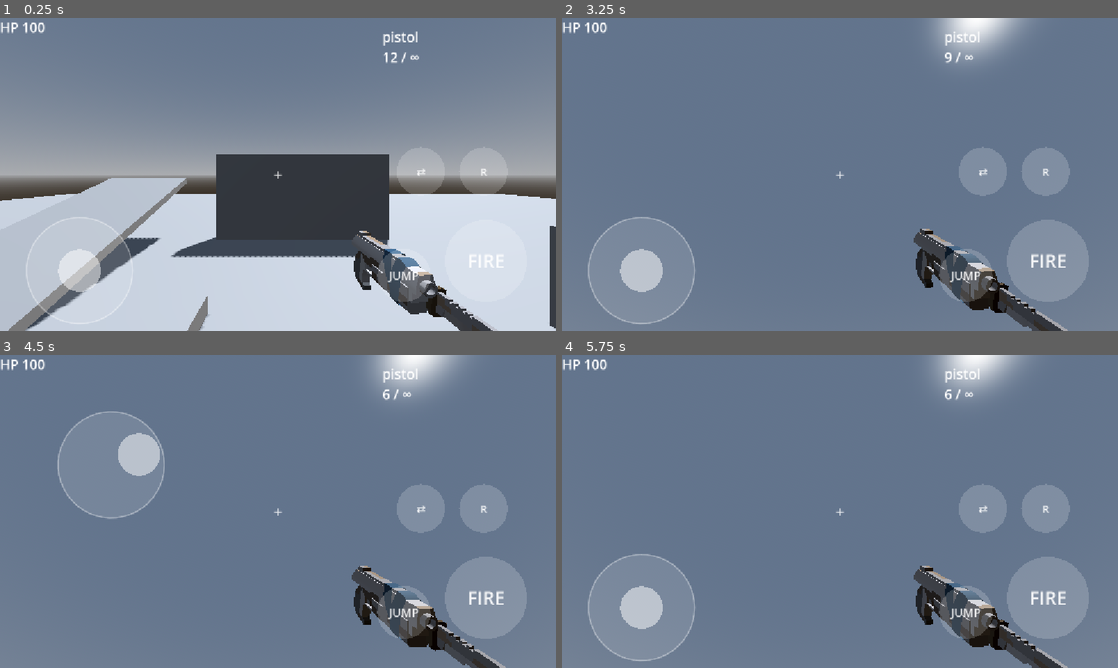
Above: before the commit, frames 1-4 (two rows, left to right).
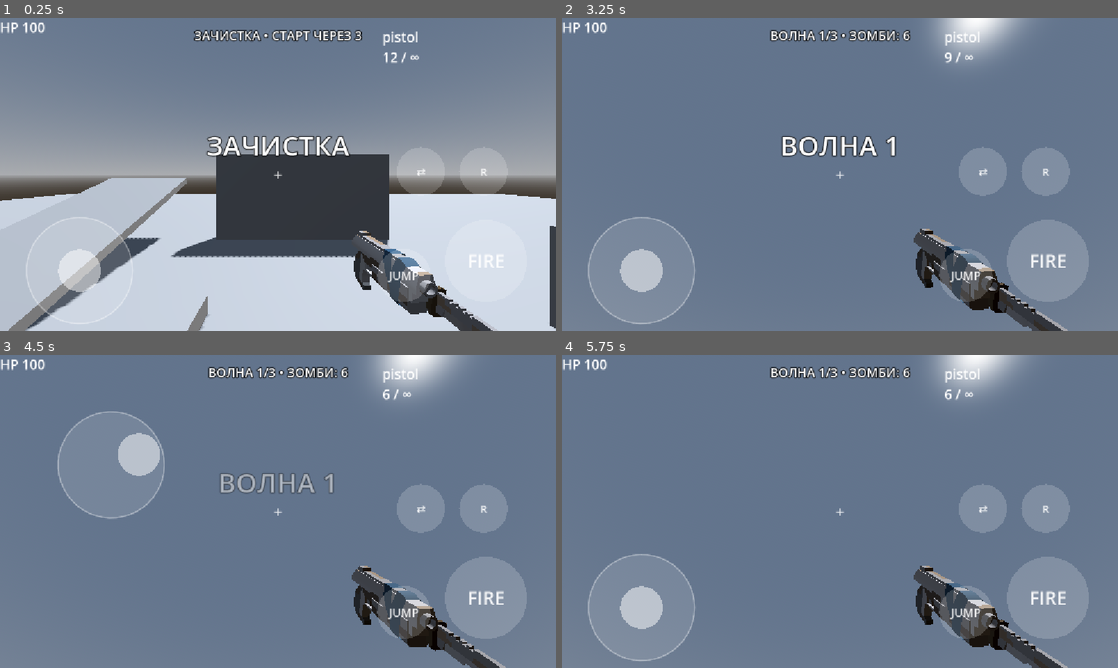
Above: after the commit, the same moments.

Repository: gsmboss/dead-zone
Game: Godot game, scene res://levels/test_level.tscn
Two runs of this game, one before a commit and one after it. Both use one fixed random seed, a clock stepped at 60 frames per second and the inputs below.
Inputs (mouse positions are in pixels of both pictures, inside the frame that each line leads up to):
- Up to frame 1 (0.25 s): no input
- Up to frame 2 (3.25 s): move the mouse to (962, 158) at 0.52 s; hold D (move_right) 0.53-1.25 s; hold F (fire) 0.53-1.25 s; click (962, 158) at 0.67 s; tap Space (jump) at 0.77 s; drag from (728, 190) to (812, 237) at 1.27 s; move the mouse to (895, 105) at 2.02 s; hold D (move_right) 2.03-2.75 s; tap Q (switch_weapon) at 2.1 s; click (895, 105) at 2.17 s; drag from (812, 237) to (673, 127) at 2.77 s
- Up to frame 3 (4.5 s): tap Enter at 3.5 s; move the mouse to (444, 558) at 3.52 s; hold A (move_left) 3.53-4.25 s; hold F (fire) 3.53-4.25 s; click (444, 558) at 3.67 s; tap Space (jump) at 3.77 s; drag from (111, 464) to (194, 433) at 4.27 s
- Up to frame 4 (5.75 s): move the mouse to (867, 511) at 5.02 s; hold S (move_back) from 5.03 s (still down); tap Q (switch_weapon) at 5.1 s; click (867, 511) at 5.17 s

The runs differ from the first frame. In frame 1, 1.8% of the frame differs, in the area x 34-66%, y 3-45%; in frame 2, 1.5%; in frame 3, 1.3%; in frame 4, 0.7%.

Commit message:
Исправить MissionHUD в test_level: подключить скрипт mission_hud.gd
Co-Authored-By: Claude Opus 5.5 <noreply@anthropic.com>
Claude-Session: https://claude.ai/code/session_01LjqrD6RmvFctAUL3Ui1auX

Diff:
--- a/levels/test_level.tscn
+++ b/levels/test_level.tscn
@@ -13,6 +13,7 @@
 [ext_resource type="Script" uid="uid://dovqnlj1fo70i" path="res://missions/mission_manager.gd" id="11_o5yuq"]
 [ext_resource type="Resource" uid="uid://c725jtemdrvwt" path="res://missions/data/mission_waves.tres" id="12_wjuib"]
 [ext_resource type="Script" uid="uid://bxnfpultch60d" path="res://missions/zombie_spawner.gd" id="13_xag4j"]
+[ext_resource type="Script" uid="uid://bqofxke15edqw" path="res://ui/mission_hud.gd" id="14_mhud1"]
 
 [sub_resource type="ProceduralSkyMaterial" id="ProceduralSkyMaterial_wndkh"]
 sky_horizon_color = Color(0.66224277, 0.6717428, 0.6867428, 1)
@@ -179,9 +180,13 @@
 
 [node name="MissionHUD" type="Control" parent="HUD" unique_id=433307376]
 layout_mode = 3
-anchors_preset = 0
-offset_right = 40.0
-offset_bottom = 40.0
+anchors_preset = 15
+anchor_right = 1.0
+anchor_bottom = 1.0
+grow_horizontal = 2
+grow_vertical = 2
+mouse_filter = 2
+script = ExtResource("14_mhud1")
 
 [node name="NavigationRegion3D" type="NavigationRegion3D" parent="." unique_id=1637263258]
 navigation_mesh = SubResource("NavigationMesh_avdwy")
